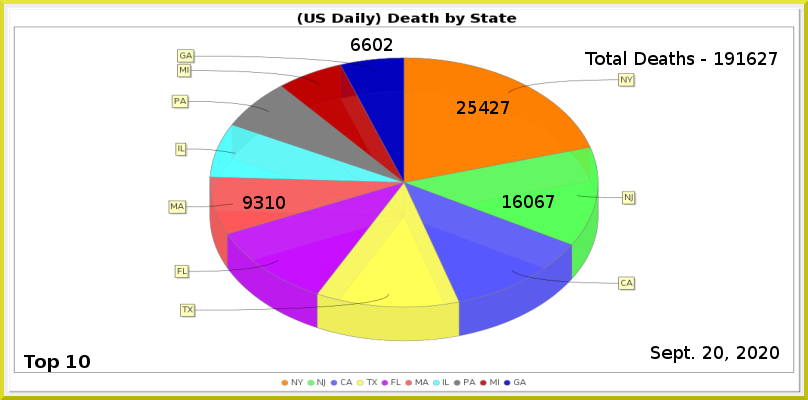
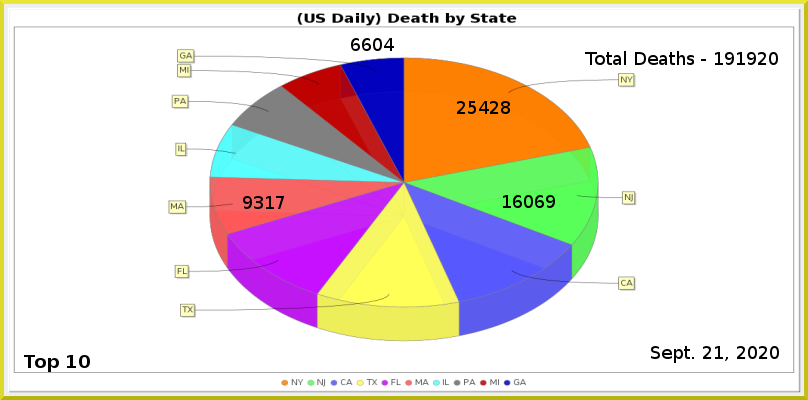
Comparing the layer stacks of the two 808x400 images. Changes:
painted on "Least" over left=384, top=38, right=394, bottom=51
painted on "MA" over left=276, top=196, right=285, bottom=209
painted on "NJ" over left=546, top=195, right=555, bottom=208
painted on "NY" over left=501, top=101, right=510, bottom=114
renamed "Total Deaths - 191627" to "Total Deaths - 191920", painted on it over left=747, top=52, right=778, bottom=65
painted on "Current Date" over left=714, top=346, right=723, bottom=359
